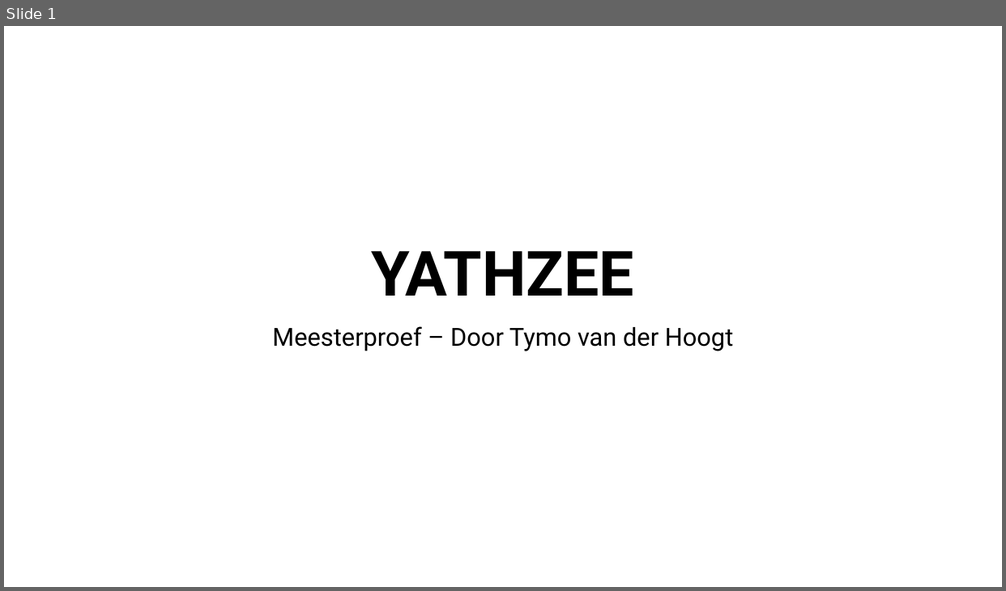
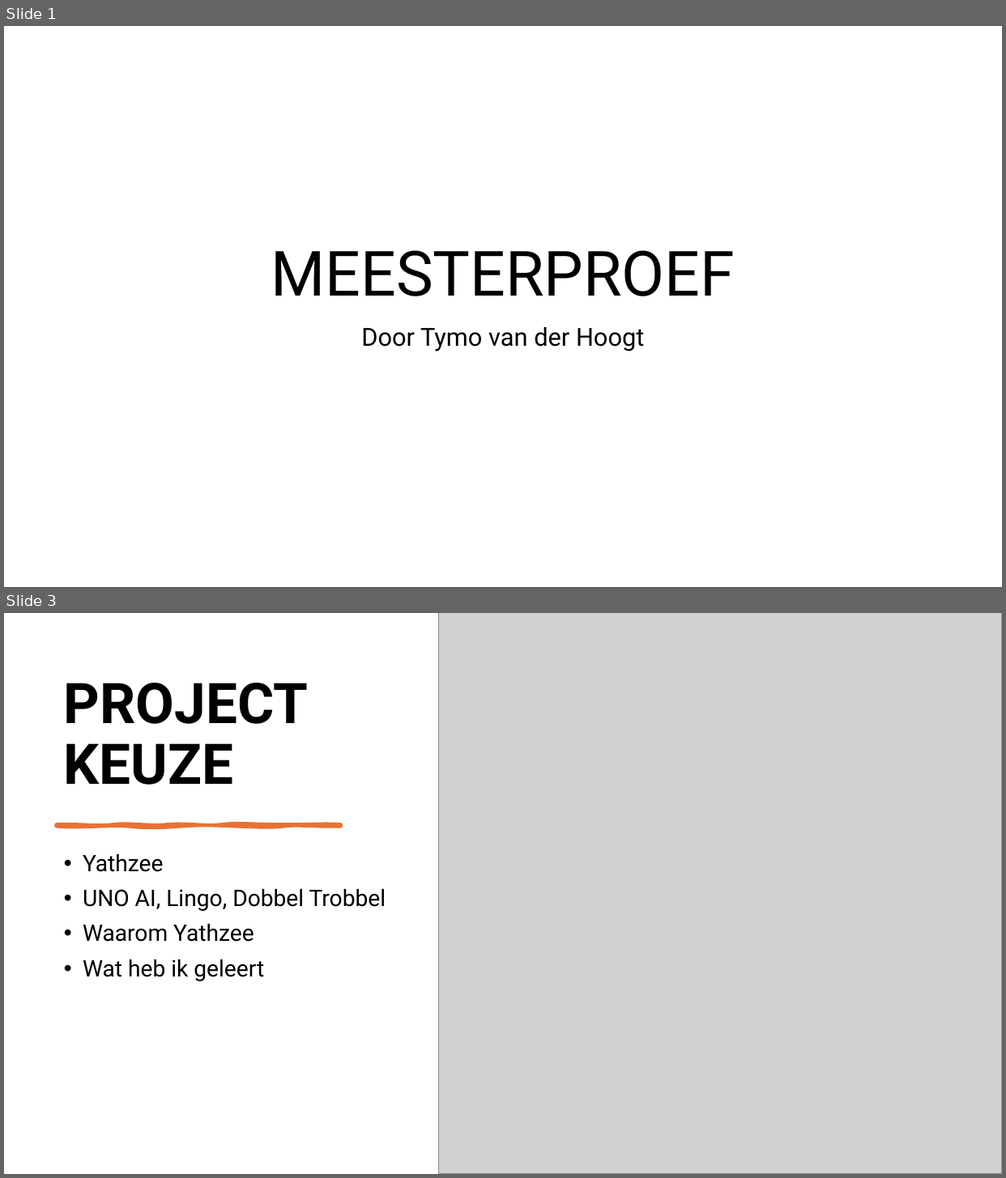
Before and after one commit to TymoVDHoogt-DVC/yahtzee, a slide deck: Yathzee Docs/YATHZEE Presentatie.pptx. Shown one above the other, each under a label of ours: slide 1 before the commit, slides 1 and 3 after it; the slides between them are not shown. The pictures are 1006x591 and 1006x1178 pixels, drawn with LibreOffice and Linux fonts; fonts in the diff are those of the drawing; grey boxes stand for pictures. Boxes give left, top, right and bottom in pixels: in the first picture for what was removed or moved away, otherwise in the second. Text is boxed around its words. In the diff, an @@ line names an element or a change of style, - is before the commit and + after.

```diff
--- a/Yathzee Docs/YATHZEE Presentatie.pptx
+++ b/Yathzee Docs/YATHZEE Presentatie.pptx
@@ slide 3 added at bbox=[4, 613, 1002, 1174], background #FFFFFF @@
@@ picture added at bbox=[439, 613, 1002, 1174] @@
@@ title added at bbox=[64, 683, 309, 785], 54 pt, text #000000, bold @@
+PROJECT KEUZE
@@ freeform shape added at bbox=[57, 825, 341, 826], fill #E97132, outline #E97132 3.5 pt @@
@@ text added at bbox=[83, 854, 386, 982], 22 pt, text #000000 @@
+• Yathzee
+• UNO AI, Lingo, Dobbel Trobbel
+• Waarom Yathzee
+• Wat heb ik geleert
@@ slide 1 changed as well @@
@@ title at bbox=[271, 250, 735, 297]: text changed; bold off @@
-YATHZEE
+MEESTERPROEF
@@ subtitle at bbox=[361, 327, 644, 352]: text changed @@
-Meesterproef – Door Tymo van der Hoogt
+Door Tymo van der Hoogt
```
Also in this commit, not shown: 5 other slides added.
